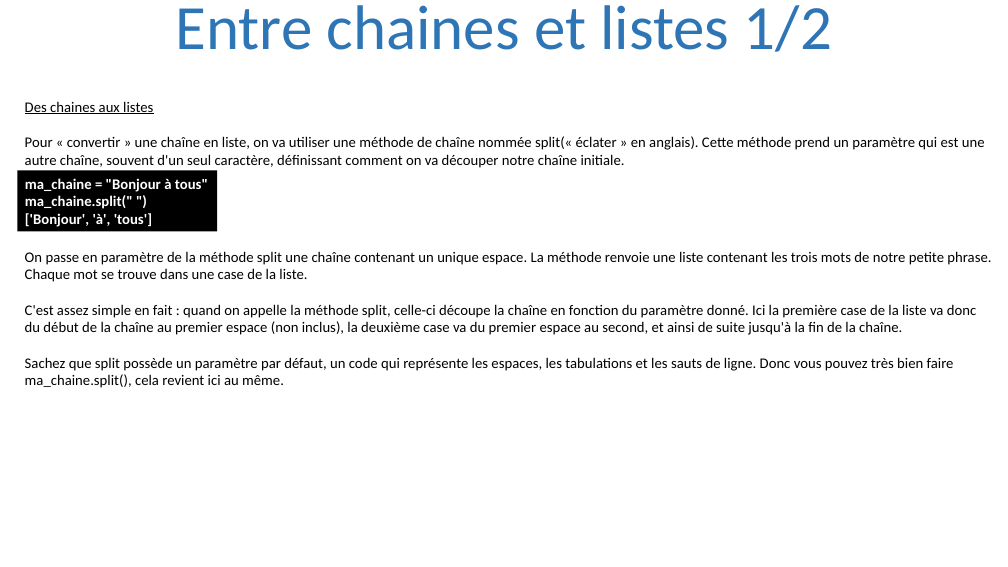
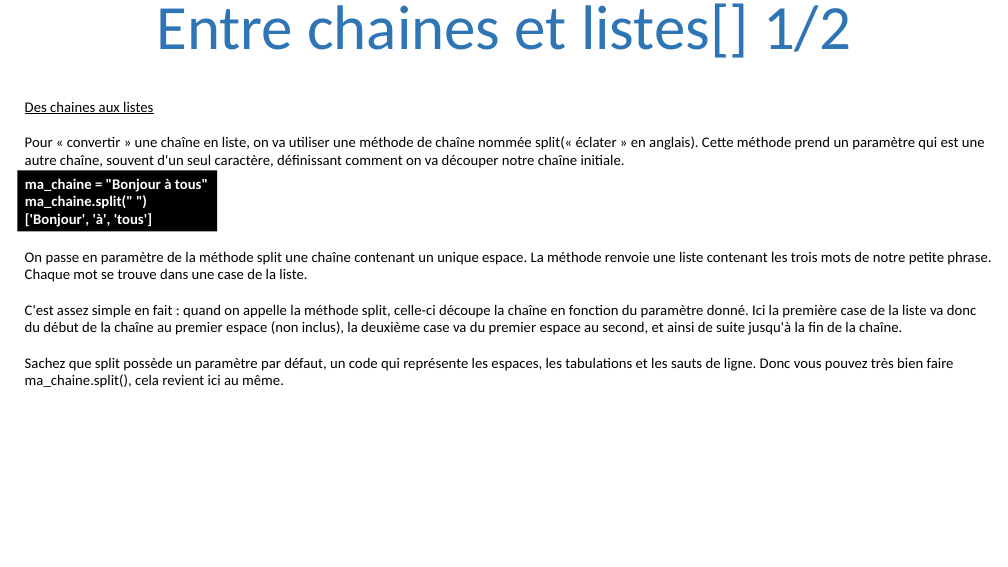
Before and after one commit to julienPalleau/PythonDoc, a slide deck: slide 71 of Python-resume.pptx. Drawn at 1008x567 pixels with LibreOffice and Linux fonts; fonts in the diff are those of the drawing. Boxes give left, top, right and bottom in pixels: in the first picture for what was removed or moved away, otherwise in the second. Text is boxed around its words. In the diff, an @@ line names an element or a change of style, - is before the commit and + after.

```diff
--- a/Python-resume.pptx
+++ b/Python-resume.pptx
@@ title at [156,3,851,58]: text changed @@
-Entre chaines et listes 1/2
+Entre chaines et listes[] 1/2
```
Also in this commit, not shown: 9 other slides changed, 30 slides added.
